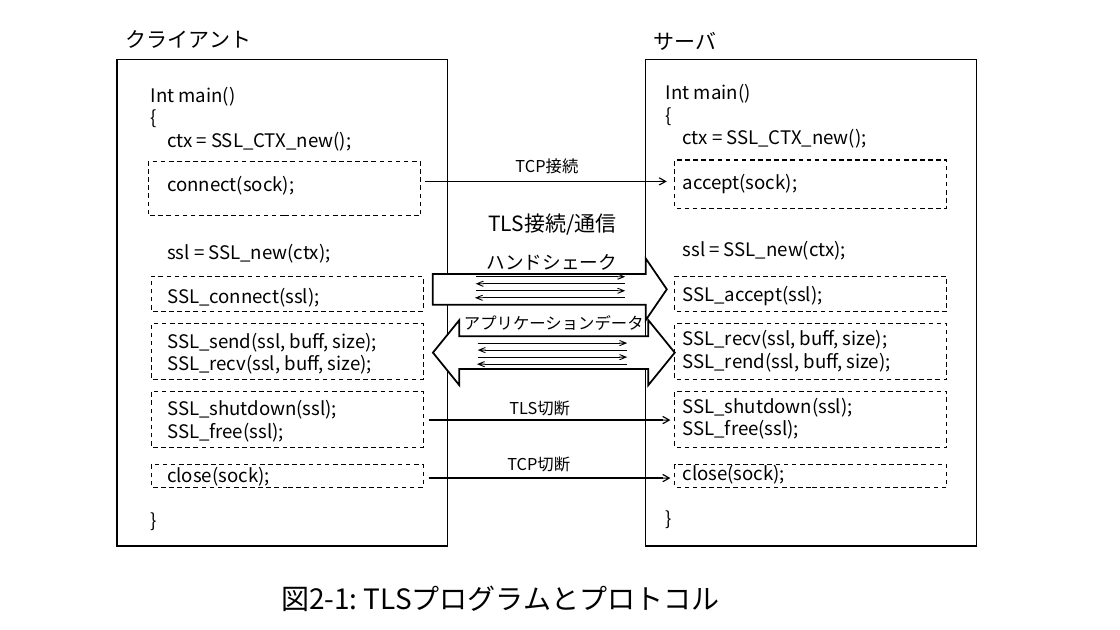
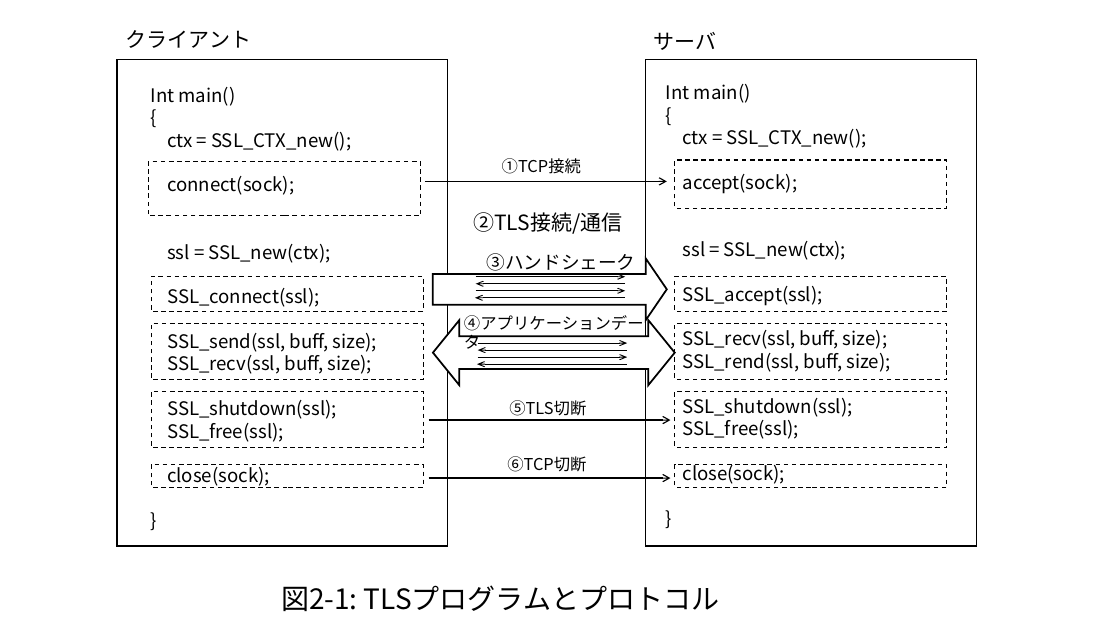
Before and after one commit to kojo1/TLSbook-en, a slide deck: slide 1 of Part1.Technology/Chapter2.Protocol/Protocol-fig-jp.pptx. Drawn at 1120x630 pixels with LibreOffice and Linux fonts; fonts in the diff are those of the drawing. Boxes give left, top, right and bottom in pixels: in the first picture for what was removed or moved away, otherwise in the second. Text is boxed around its words. In the diff, an @@ line names an element or a change of style, - is before the commit and + after.

```diff
--- a/Part1.Technology/Chapter2.Protocol/Protocol-fig-jp.pptx
+++ b/Part1.Technology/Chapter2.Protocol/Protocol-fig-jp.pptx
@@ text at (502,158,581,174): text changed @@
-TCP接続
+①TCP接続
@@ text at (473,212,622,234): text changed @@
-TLS接続/通信
+②TLS接続/通信
@@ text at (487,253,636,275): text changed @@
-ハンドシェーク
+③ハンドシェーク
@@ text at (464,315,644,330): text changed @@
-アプリケーションデータ
+④アプリケーションデータ
@@ text at (509,400,586,420): text changed @@
-TLS切断
+⑤TLS切断
@@ text at (507,456,586,472): text changed @@
-TCP切断
+⑥TCP切断
```
Also in this commit, not shown: 1 other slide changed, 2 other files.
